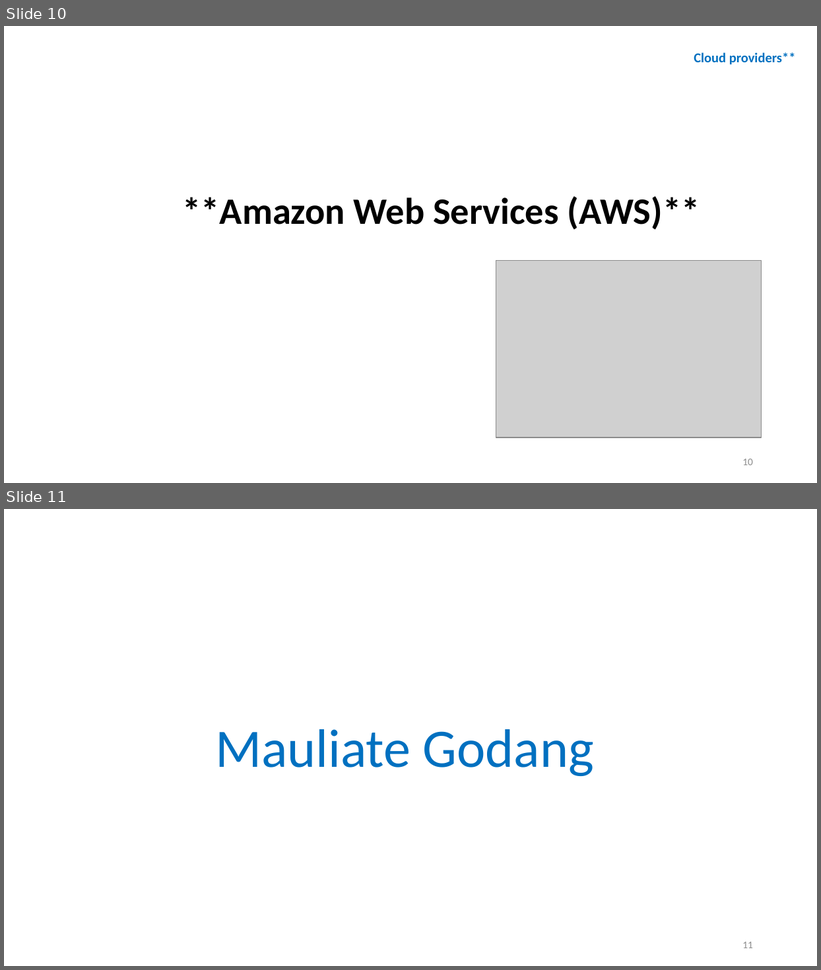
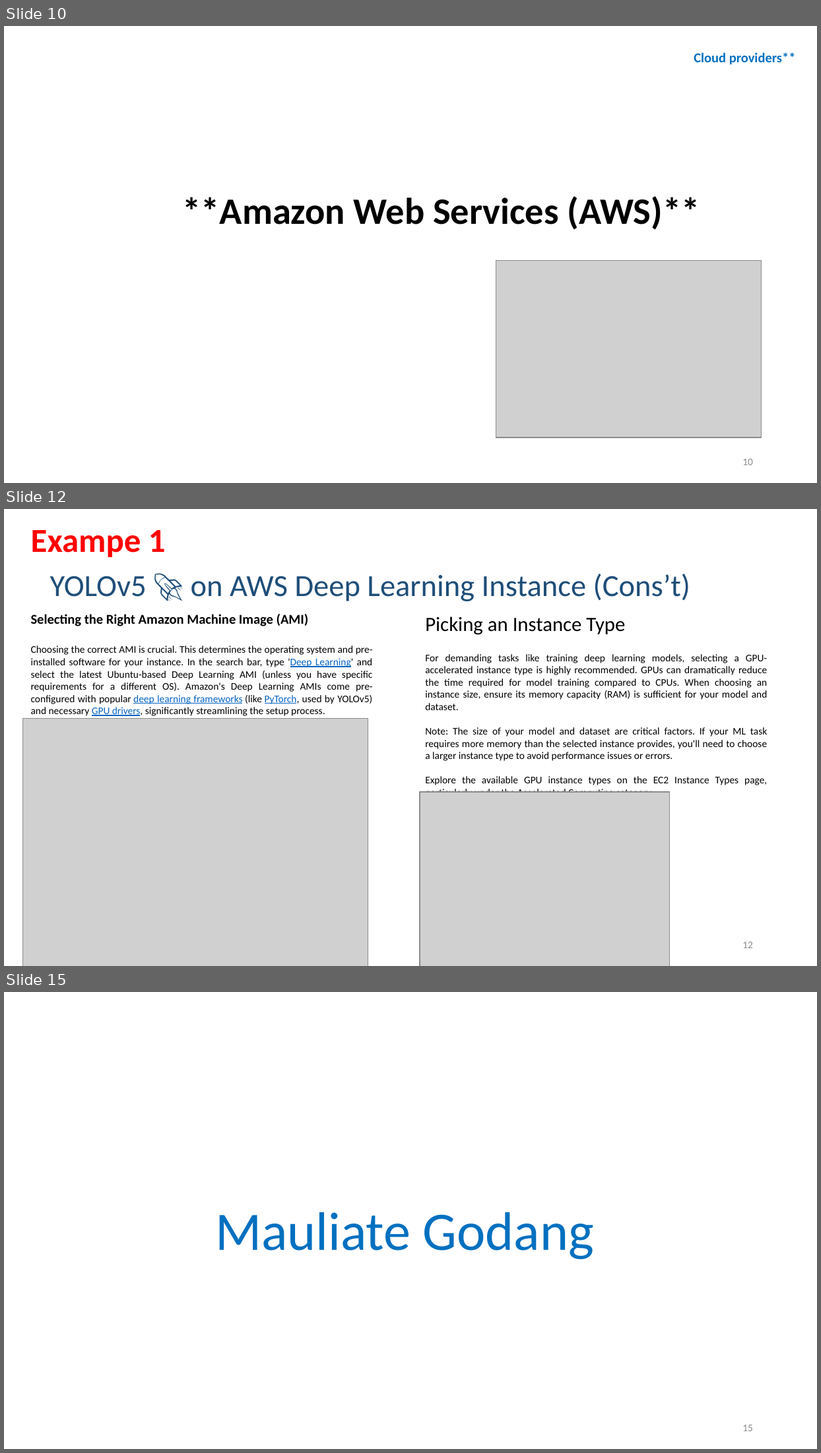
Before and after one commit to amelcharolinesgn2/ClouD-Infrastructure-SISKA-2025, a slide deck: Cource_LAB_AWS_3_AWS-cloud-platform.pptx. Shown one above the other, each under a label of ours: slides 10 and 11 before the commit, slides 10, 12 and 15 after it; the slides between them are not shown. The pictures are 821x970 and 821x1453 pixels, drawn with LibreOffice and Linux fonts; fonts in the diff are those of the drawing; grey boxes stand for pictures. Boxes give left, top, right and bottom in pixels: in the first picture for what was removed or moved away, otherwise in the second. Text is boxed around its words. In the diff, an @@ line names an element or a change of style, - is before the commit and + after.

```diff
--- a/Cource_LAB_AWS_3_AWS-cloud-platform.pptx
+++ b/Cource_LAB_AWS_3_AWS-cloud-platform.pptx
@@ slide 12 added at (4, 509, 817, 966), background #FFFFFF @@
@@ title added at (31, 530, 166, 557), 29.7 pt, text #FF0000, bold @@
+Exampe 1
@@ text added at (50, 574, 690, 601), 27.2 pt, text #1F4E79 @@
+YOLOv5 🚀 on AWS Deep Learning Instance (Cons’t)
@@ text added at (31, 614, 373, 716), 9 pt, text #000000 @@
+Selecting the Right Amazon Machine Image (AMI)
+Choosing the correct AMI is crucial. This determines the operating system and pre-installed software for your instance. In the search bar, type 'Deep Learning' and select the latest Ubuntu-based Deep Learning AMI (unless you have specific requirements for a different OS). Amazon's Deep Learning AMIs come pre-configured with popular deep learning frameworks (like PyTorch, used by YOLOv5) and necessary GPU drivers, significantly streamlining the setup process.
@@ text added at (425, 617, 768, 793), 9 pt, text #000000 @@
+Picking an Instance Type
+For demanding tasks like training deep learning models, selecting a GPU-accelerated instance type is highly recommended. GPUs can dramatically reduce the time required for model training compared to CPUs. When choosing an instance size, ensure its memory capacity (RAM) is sufficient for your model and dataset.
+Note: The size of your model and dataset are critical factors. If your ML task requires more memory than the selected instance provides, you'll need to choose a larger instance type to avoid performance issues or errors.
+Explore the available GPU instance types on the EC2 Instance Types page, particularly under the Accelerated Computing category.
@@ picture added at (22, 719, 368, 966) @@
@@ picture added at (420, 792, 669, 966) @@
@@ page number added at (743, 942, 753, 949), 9 pt, text #8C8C8C @@
+12
@@ what was slide 11 is now slide 15 @@
@@ page number at (743, 1425, 753, 1432): text changed @@
-11
+15
```
Also in this commit, not shown: 3 other slides added, 2 other files.
